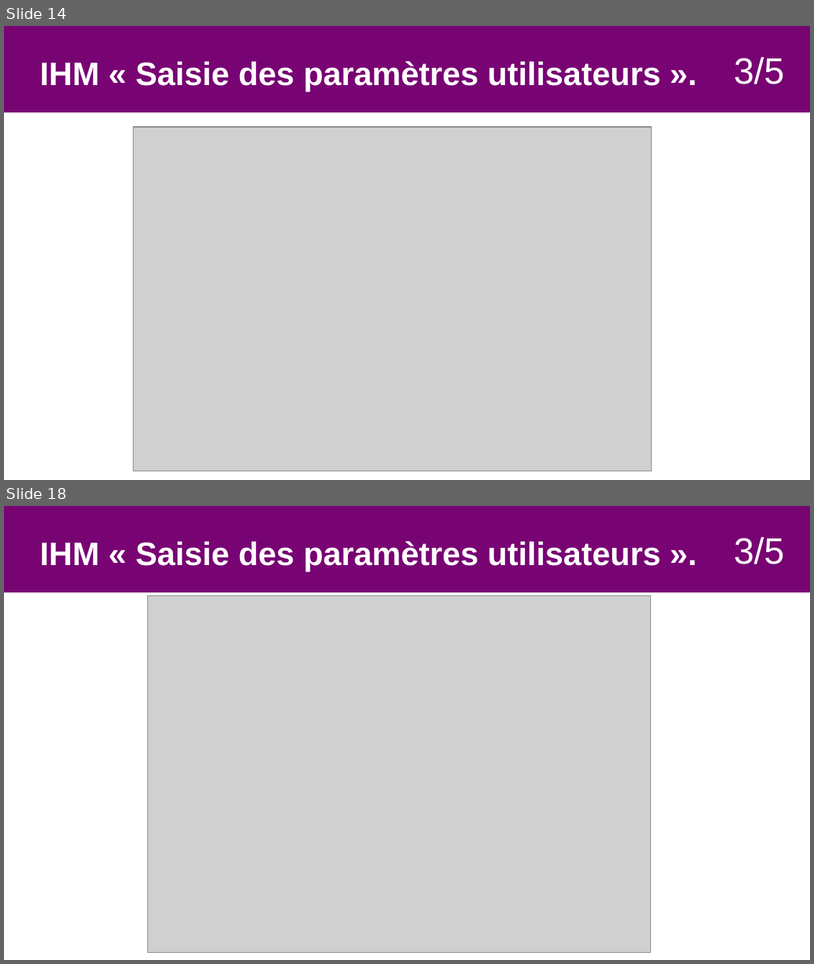
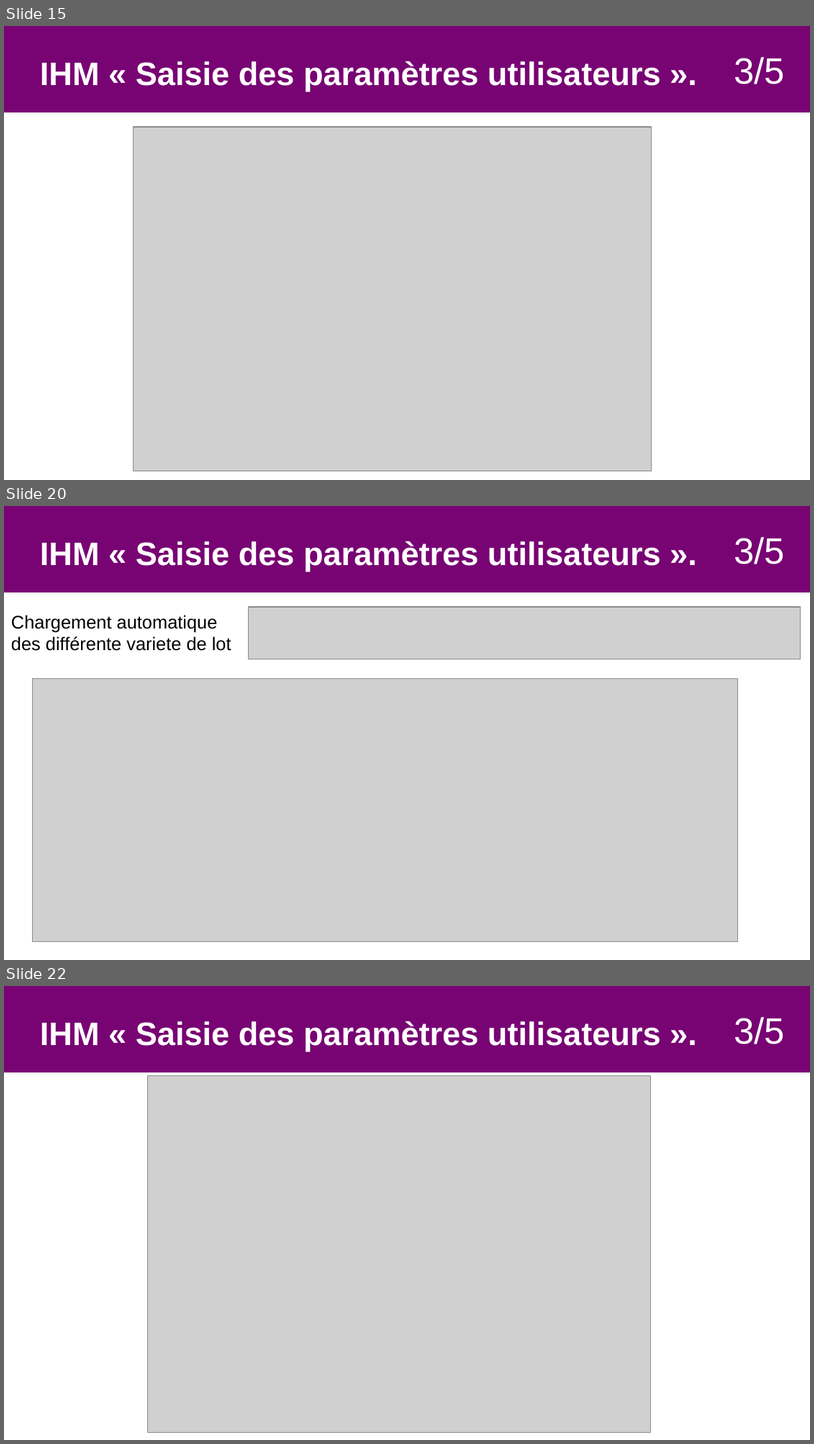
Before and after one commit to Sauvage89/sechoir-houblon, a slide deck: doc/diaporama/revue4/02-revue_sauvage.odp. Shown one above the other, each under a label of ours: slides 14 and 18 before the commit, slides 15, 20 and 22 after it; the slides between them are not shown. The pictures are 814x964 and 814x1444 pixels, drawn with LibreOffice and Linux fonts; fonts in the diff are those of the drawing; grey boxes stand for pictures. Boxes give left, top, right and bottom in pixels: in the first picture for what was removed or moved away, otherwise in the second. Text is boxed around its words. In the diff, an @@ line names an element or a change of style, - is before the commit and + after.

```diff
--- a/doc/diaporama/revue4/02-revue_sauvage.odp
+++ b/doc/diaporama/revue4/02-revue_sauvage.odp
@@ slide 20 added at (x1=4, y1=506, x2=810, y2=960), background #FFFFFF @@
@@ rectangle added at (x1=4, y1=506, x2=810, y2=592), fill #780373 @@
@@ text added at (x1=40, y1=541, x2=661, y2=571), 32 pt, text #FFFFFF, bold @@
+IHM « Saisie des paramètres utilisateurs ».
@@ text added at (x1=735, y1=537, x2=786, y2=564), 36 pt, text #FFFFFF @@
+3/5
@@ picture added at (x1=249, y1=607, x2=801, y2=659) @@
@@ text added at (x1=11, y1=615, x2=232, y2=651), 18 pt, text #000000 @@
+Chargement automatique
+des différente variete de lot
@@ picture added at (x1=33, y1=679, x2=738, y2=942) @@
@@ what was slide 14 is now slide 15 @@
@@ what was slide 18 is now slide 22 @@
```
Also in this commit, not shown: 6 slides changed, 6 other slides added, 2 other files.
